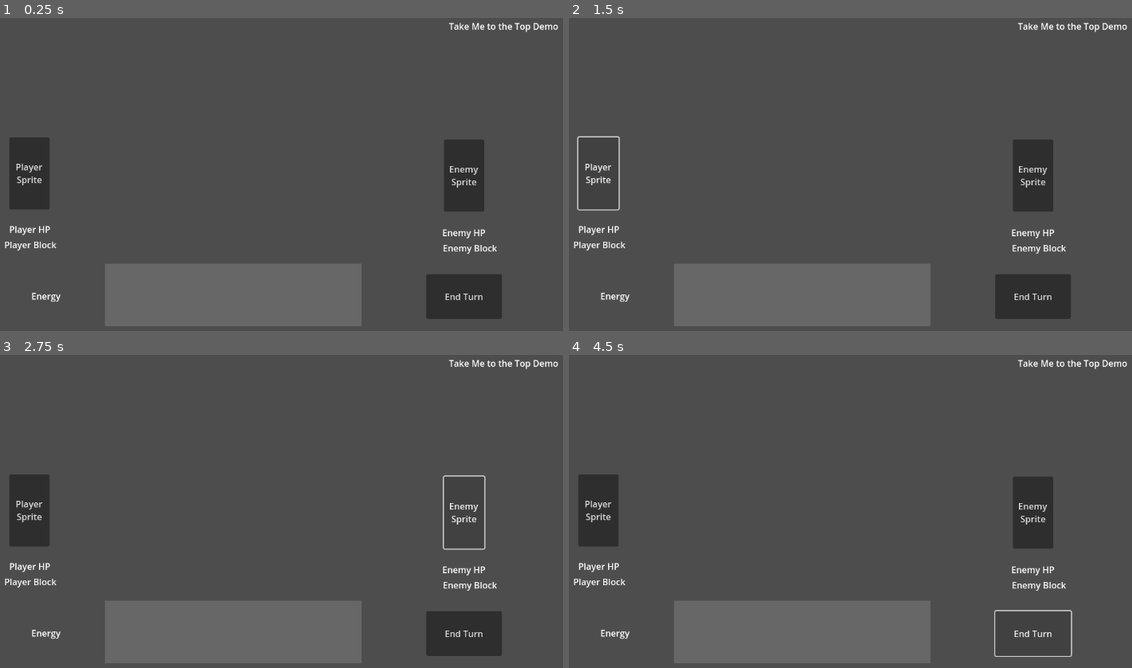
Above: before the commit, frames 1-4 (two rows, left to right).
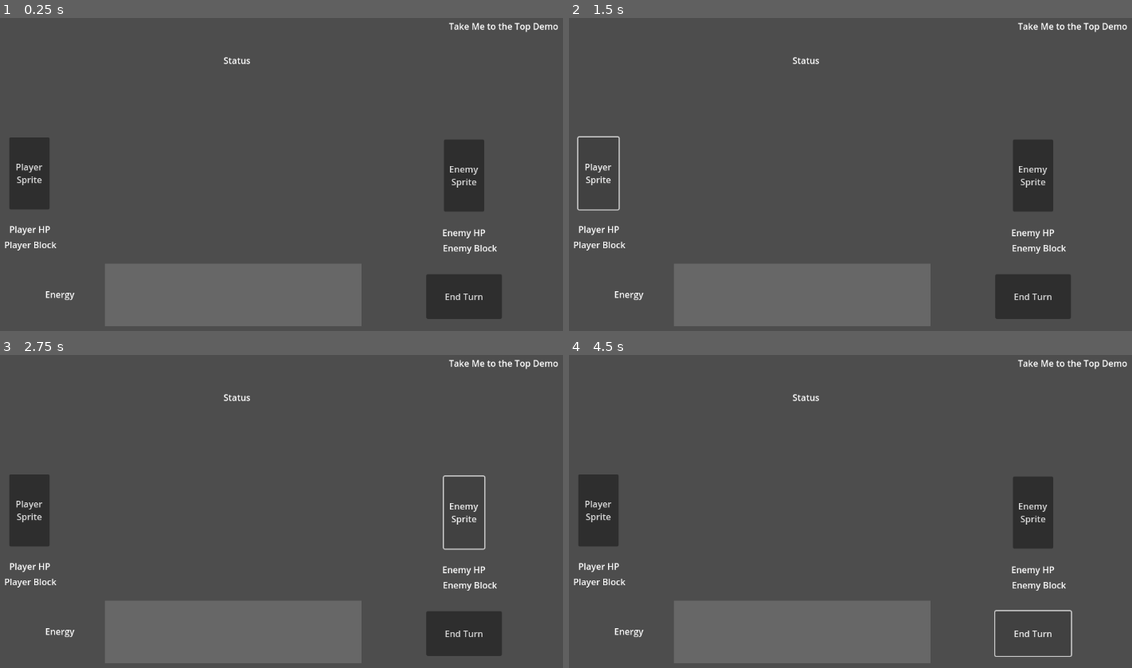
Above: after the commit, the same moments.

Repository: sh1330/take-me-to-the-top
Game: Godot game, scene res://scenes/main.tscn
Two runs of this game, one before a commit and one after it. Both use one fixed random seed, a clock stepped at 60 frames per second and the inputs below.
Inputs:
- Up to frame 1 (0.25 s): no input
- Up to frame 2 (1.5 s): click "End Turn" at 0.5 s; click "Player Sprite" at 1.25 s
- Up to frame 3 (2.75 s): click "Enemy Sprite" at 2 s
- Up to frame 4 (4.5 s): click "Player Sprite" at 2.75 s; click "Enemy Sprite" at 3.5 s; click "End Turn" at 4.25 s

The runs differ from the first frame. In frame 1, 0.2% of the frame differs, in the area x 5-45%, y 12-91%; in frame 2, 0.2%; in frame 3, 0.2%; in frame 4, 0.2%.

Commit message:
setup for C++

Diff:
--- a/scenes/main.tscn
+++ b/scenes/main.tscn
@@ -1,12 +1,8 @@
 [gd_scene format=3 uid="uid://bn6b80q25bhta"]
 
-[node name="Control" type="Control"]
-layout_mode = 3
-anchors_preset = 15
-anchor_right = 1.0
-anchor_bottom = 1.0
-grow_horizontal = 2
-grow_vertical = 2
+[node name="MainUI" type="MainUI"]
+offset_right = 40.0
+offset_bottom = 40.0
 
 [node name="Label" type="Label" parent="."]
 layout_mode = 0
@@ -25,7 +21,7 @@
 text = "Player
 Sprite"
 
-[node name="player_hp_lbl" type="Label" parent="."]
+[node name="PlayerHpLabel" type="Label" parent="."]
 layout_mode = 0
 offset_left = 148.0
 offset_top = 377.0
@@ -33,7 +29,7 @@
 offset_bottom = 400.0
 text = "Player HP"
 
-[node name="player_block_lbl" type="Label" parent="."]
+[node name="PlayerBlockLabel" type="Label" parent="."]
 layout_mode = 0
 offset_left = 139.0
 offset_top = 405.0
@@ -41,12 +37,12 @@
 offset_bottom = 428.0
 text = "Player Block"
 
-[node name="player_energy_lbl" type="Label" parent="."]
+[node name="PlayerEnergyLabel" type="Label" parent="."]
 layout_mode = 0
-offset_left = 188.0
-offset_top = 498.0
-offset_right = 241.0
-offset_bottom = 521.0
+offset_left = 213.0
+offset_top = 495.0
+offset_right = 266.0
+offset_bottom = 518.0
 text = "Energy"
 
 [node name="hand_area" type="ColorRect" parent="."]
@@ -57,15 +53,15 @@
 offset_bottom = 564.0
 color = Color(0.4045111, 0.40451115, 0.4045111, 1)
 
-[node name="enemy_hp_lbl" type="Label" parent="."]
+[node name="EnemyHpLabel" type="Label" parent="."]
 layout_mode = 0
 offset_left = 932.0
 offset_top = 383.0
-offset_right = 1011.0
+offset_right = 1064.0
 offset_bottom = 406.0
 text = "Enemy HP"
 
-[node name="enemy_block_lbl" type="Label" parent="."]
+[node name="EnemyBlockLabel" type="Label" parent="."]
 layout_mode = 0
 offset_left = 933.0
 offset_top = 411.0
@@ -82,7 +78,7 @@
 text = "Enemy
 Sprite"
 
-[node name="end_turn_btn" type="Button" parent="."]
+[node name="EndTurnButton" type="Button" parent="."]
 layout_mode = 0
 offset_left = 903.0
 offset_top = 470.0
@@ -90,3 +86,12 @@
 offset_bottom = 551.0
 text = "End Turn
 "
+
+[node name="StatusLabel" type="Label" parent="."]
+layout_mode = 0
+offset_left = 536.0
+offset_top = 71.0
+offset_right = 585.0
+offset_bottom = 94.0
+text = "Status"
+horizontal_alignment = 1
Not shown, added: bin/cardgame.gdextension.uid
Not shown, added: .gitmodules
Not shown, added: .sconsign.dblite
Not shown, added: SConstruct
Not shown, added: bin/cardgame.gdextension
Not shown, added: bin/linux/libcardgame.linux.template_debug.x86_64.so
Not shown, changed: include/main_ui.h
Not shown, changed: include/register_types.h
Not shown, added: src/card.os
Not shown, added: src/deck.os
Not shown, added: src/enemy.os
Not shown, added: src/game_manager.os
(and 5 more such lines)
